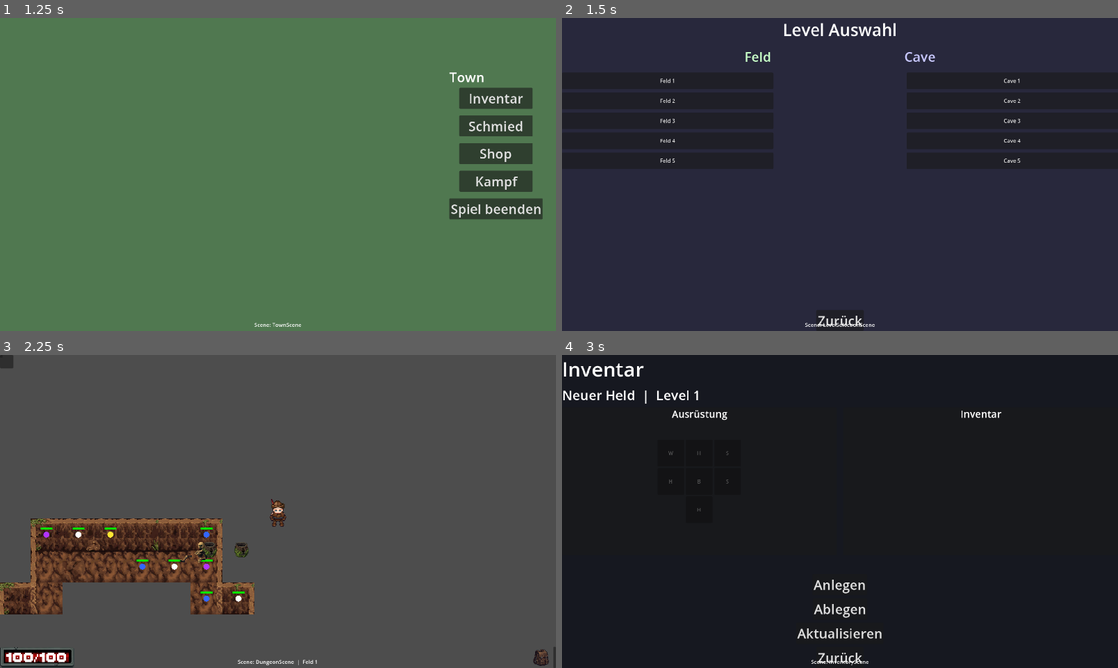
Above: before the commit, frames 1-4 (two rows, left to right).
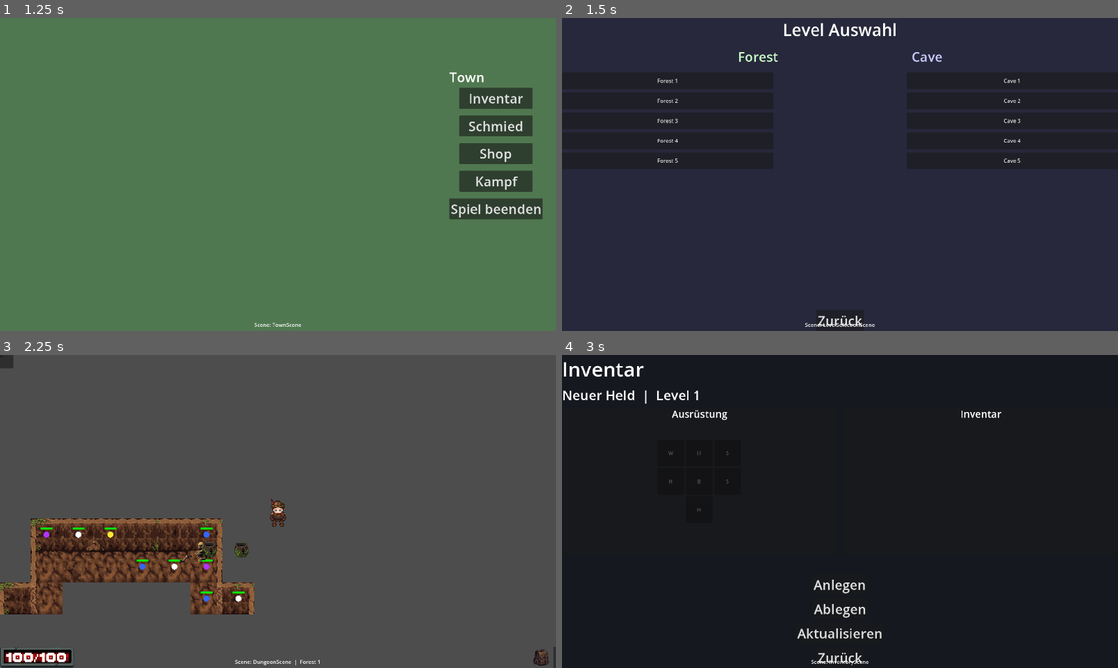
Above: after the commit, the same moments.

Repository: Naikersz/Godot-Game
Game: Godot game, scene res://scenes/main_menu.tscn
Same seed, same stepped clock (60 frames per second), same inputs: the game is played once before the commit and once after it.
Inputs (mouse positions are in pixels of both pictures, inside the frame that each line leads up to):
- Up to frame 1 (1.25 s): click "Start" at 0.5 s
- Up to frame 2 (1.5 s): click "Kampf" at 1.25 s
- Up to frame 3 (2.25 s): click (105, 417) at 2 s, where only the run before the commit has a clickable "Feld 1"
- Up to frame 4 (3 s): click (1101, 658) at 2.75 s

Frame 1 is identical in both runs. In frame 2, 0.4% of the frame differs, in the area x 17-69%, y 10-47%; in frame 3, 0.1%; in frame 4, nothing differs.

Commit message:
Godot update 1.5

Diff:
--- a/core/constants.gd
+++ b/core/constants.gd
@@ -1,29 +1,29 @@
 extends Node
 
-## Konstanten für das Spiel
-## Entspricht game.aw/core/constants.py
+## Global game constants
+## Mirrors game.aw/core/constants.py
 
 const WIDTH = 1600
 const HEIGHT = 900
 
 const SAVE_SLOTS = ["save1", "save2", "save3"]
 
-## Aktueller Slot-Index (wird beim Laden/Erstellen gesetzt)
+## Currently selected save slot index (set when loading/creating a save)
 var current_slot_index: int = 0
 
-## Aktueller Level-Typ und Nummer (für Battle Scene)
-## Startwerte neutral, damit nicht überall automatisch "Feld 1" erscheint.
+## Current level type and number (used e.g. by the battle / dungeon scenes)
+## Start with neutral values so we don't always default to "Forest 1".
 var current_level_type: String = ""
 var current_level_number: int = 0
 
-## Gibt den Pfad zum Save-Ordner zurück
+## Returns the path to the save root folder
 func get_save_root() -> String:
 	return "user://save"
 
-## Gibt den Pfad zu einem spezifischen Save-Slot zurück
+## Returns the path to a specific save slot
 func get_save_path(slot: String) -> String:
 	return get_save_root().path_join(slot)
 
-## Gibt den Pfad zur player.json eines Slots zurück
+## Returns the path to the player.json of a slot
 func get_player_path(slot: String) -> String:
 	return get_save_path(slot).path_join("player.json")
--- a/core/dev_settings.gd
+++ b/core/dev_settings.gd
@@ -1,7 +1,7 @@
 extends Node
 
-## Dev-Settings Manager
-## Entspricht game.aw/core/dev_settings.py
+## Developer / debug settings manager
+## Mirrors game.aw/core/dev_settings.py
 
 var dev_mode: bool = false
 var enemy_count: int = 5
@@ -14,7 +14,7 @@
 var enemy_legendary_count: int = 0
 var enemy_unique_boss_count: int = 0
 
-## Per-Level-Einstellungen für Gegner (z.B. "Feld 1")
+## Per-level settings for enemies (e.g. "Forest 1")
 var level_settings: Dictionary = {}
 
 func get_settings() -> Dictionary:
@@ -55,7 +55,7 @@
 func get_level_settings(level_type: String, level_number: int) -> Dictionary:
 	var key := _get_level_key(level_type, level_number)
 	if not level_settings.has(key):
-		# Standardwerte aus globalen Dev-Settings ableiten
+		# Derive default values from the global dev settings
 		level_settings[key] = {
 			"normal": enemy_count,
 			"magic": enemy_magic_count,
--- a/core/enemy_generator.gd
+++ b/core/enemy_generator.gd
@@ -1,9 +1,9 @@
 extends Node
 
 ## Enemy generator based on:
-## - data/monster.json                (monster base stats)
-## - data/dungeon_content.json        (per-dungeon counts and level ranges)
-## - data/monster_enchantments.json   (possible enchantments)
+## - data/monster.json              (monster base stats)
+## - data/dungeon_content.json      (per-dungeon enemy counts and level ranges)
+## - data/monster_enchantments.json (possible monster affixes)
 ##
 ## Expects the dungeon node to provide:
 ## - Properties: map_width_tiles, map_height_tiles
@@ -94,7 +94,7 @@
 	if dungeon == null:
 		return enemies
 
-	# Key like "Feld_1" / "Cave_2" from Constants
+	# Key like "Forest_1" / "Cave_2" from Constants
 	var key: String = "%s_%d" % [Constants.current_level_type, Constants.current_level_number]
 	if not _dungeon_content.has(key):
 		printerr("EnemyGenerator: no dungeon_content entry for ", key)
@@ -206,8 +206,10 @@
 	var dmg_max: int = int(stats.get("damage_max", dmg_min))
 	var def_min: int = int(stats.get("defense_min", 0))
 	var def_max: int = int(stats.get("defense_max", def_min))
-
-	# Roll all stats as ints
+	var gold_min: int = int(monster_def.get("gold_min", 0))
+	var gold_max: int = int(monster_def.get("gold_max", gold_min))
+
+	# Roll all Kampf-Stats als ints (Gold wird erst beim Tod mit Drop-Chance gewürfelt)
 	var hp: int = _rng.randi_range(hp_min, hp_max)
 	var damage: int = _rng.randi_range(dmg_min, dmg_max)
 	var defense: int = _rng.randi_range(def_min, def_max)
@@ -221,6 +223,8 @@
 		"max_hp": hp,
 		"damage": damage,
 		"defense": defense,
+		"gold_min": gold_min,
+		"gold_max": gold_max,
 		"cell": cell,
 		"world_pos": world_pos,
 		"enchantments": _roll_enchantments(level, rarity, max_enchant_slots, allowed_enchant_ids)
--- a/core/loot_generator.gd
+++ b/core/loot_generator.gd
@@ -1,7 +1,6 @@
 extends RefCounted
 
-## Loot Generator
-## Entspricht game.aw/core/loot_generator.py
+## Loot generator
 
 const DROP_CHANCE = 0.5
 const ENCHANT_ROLL_CHANCE = 0.05
@@ -37,12 +36,12 @@
 	var path = data_path.path_join(filename)
 
 	if not FileAccess.file_exists(path):
-		print("[LootGenerator] Datei fehlt: %s" % path)
+		print("[LootGenerator] Missing file: %s" % path)
 		return []
 
 	var file = FileAccess.open(path, FileAccess.READ)
 	if not file:
-		print("[LootGenerator] Konnte Datei nicht öffnen: %s" % path)
+		print("[LootGenerator] Could not open file: %s" % path)
 		return []
 
 	var json_string = file.get_as_text()
@@ -52,13 +51,14 @@
 	var parse_result = json_obj.parse(json_string)
 
 	if parse_result != OK:
-		print("[LootGenerator] Ungültiges JSON: %s" % path)
+		print("[LootGenerator] Invalid JSON: %s" % path)
 		return []
 
 	return json_obj.data
 
 func generate_loot(monster_level: int) -> Dictionary:
-	## Generiert ein Item, das zu einem Gegnerlevel passt. Kann leer zurückgeben, wenn kein Drop gerollt wurde.
+	## Generates an item appropriate for a monster level.
+	## May return an empty dictionary when no drop was rolled.
 	if randf() > DROP_CHANCE:
 		return {}
 
@@ -109,14 +109,14 @@
 	return item
 
 func _roll_range_block(block: Dictionary) -> Dictionary:
-	## Erwartet Keys im Format xyz_min/xyz_max und erzeugt fertige Werte.
+	## Expects keys in the format xyz_min/xyz_max and rolls final values for them.
 	var rolled: Dictionary = {}
 
 	for key in block.keys():
 		if not key.ends_with("_min"):
 			continue
 
-		var base_key = key.substr(0, key.length() - 4)  # Entfernt "_min"
+		var base_key = key.substr(0, key.length() - 4)  # strip "_min"
 		var min_val = block[key]
 		var max_key = base_key + "_max"
 		var max_val = block.get(max_key, min_val)
--- /dev/null
+++ b/data/backpack.json
@@ -0,0 +1,26 @@
+[
+  {
+    "id": "magic_backpack",
+    "name": "Magic Backpack",
+    "rarity": "magic",
+    "slot_count": 6
+  },
+  {
+    "id": "epic_backpack",
+    "name": "Epic Backpack",
+    "rarity": "epic",
+    "slot_count": 12
+  },
+  {
+    "id": "legendary_backpack",
+    "name": "Legendary Backpack",
+    "rarity": "legendary",
+    "slot_count": 18
+  },
+  {
+    "id": "unique_backpack",
+    "name": "Unique Backpack",
+    "rarity": "unique",
+    "slot_count": 24
+  }
+]
--- a/data/dungeon_content.json
+++ b/data/dungeon_content.json
@@ -1,5 +1,5 @@
 {
-  "Feld_1": {
+  "Forest_1": {
     "Monsters": {
       "normal": 5,
       "magic": 3,
@@ -20,7 +20,7 @@
     }
   },
 
-  "Feld_2": {
+  "Forest_2": {
     "Monsters": {
       "normal": 7,
       "magic": 4,
@@ -41,7 +41,7 @@
     }
   },
 
-  "Feld_3": {
+  "Forest_3": {
     "Monsters": {
       "normal": 9,
       "magic": 5,
@@ -62,7 +62,7 @@
     }
   },
 
-  "Feld_4": {
+  "Forest_4": {
     "Monsters": {
       "normal": 11,
       "magic": 6,
@@ -83,7 +83,7 @@
     }
   },
 
-  "Feld_5": {
+  "Forest_5": {
     "Monsters": {
       "normal": 13,
       "magic": 7,
--- a/data/enchantments.json
+++ b/data/enchantments.json
@@ -73,6 +73,15 @@
     "item_level_max": 100
   },
   {
+    "id": "gold_find",
+    "name": "Goldfundmenge %",
+    "type": "gold_find",
+    "value_min": 5,
+    "value_max": 20,
+    "item_level_min": 1,
+    "item_level_max": 100
+  },
+  {
     "id": "magic_defence",
     "name": "Magische Verteidigung +",
     "type": "magic_defence",
--- a/data/monster.json
+++ b/data/monster.json
@@ -17,6 +17,8 @@
       "evasion_max": 4
     },
     "loot_quality": "common",
+    "gold_min": 3,
+    "gold_max": 8,
     "enchant_slots": 6,
     "enchantments": []
   },
@@ -39,6 +41,8 @@
       "evasion_max": 10
     },
     "loot_quality": "common",
+    "gold_min": 5,
+    "gold_max": 15,
     "enchant_slots": 6,
     "enchantments": []
   },
@@ -61,6 +65,8 @@
       "evasion_max": 10
     },
     "loot_quality": "uncommon",
+    "gold_min": 15,
+    "gold_max": 35,
     "enchant_slots": 6,
     "enchantments": []
   },
@@ -83,6 +89,8 @@
       "evasion_max": 4
     },
     "loot_quality": "rare",
+    "gold_min": 30,
+    "gold_max": 70,
     "enchant_slots": 6,
     "enchantments": []
   },
@@ -105,6 +113,8 @@
       "evasion_max": 20
     },
     "loot_quality": "legendary",
+    "gold_min": 100,
+    "gold_max": 250,
     "enchant_slots": 6,
     "enchantments": []
   }
--- a/scenes/level_selection_scene.tscn
+++ b/scenes/level_selection_scene.tscn
@@ -40,12 +40,12 @@
 size_flags_horizontal = 4
 theme_override_constants/separation = 400
 
-[node name="FeldLabel" type="Label" parent="VBoxContainer/CategoriesContainer"]
+[node name="ForestLabel" type="Label" parent="VBoxContainer/CategoriesContainer"]
 layout_mode = 2
 size_flags_horizontal = 3
 theme_override_colors/font_color = Color(0.784314, 1, 0.784314, 1)
 theme_override_font_sizes/font_size = 40
-text = "Feld"
+text = "Forest"
 horizontal_alignment = 1
 
 [node name="CaveLabel" type="Label" parent="VBoxContainer/CategoriesContainer"]
@@ -61,7 +61,7 @@
 size_flags_vertical = 3
 theme_override_constants/separation = 400
 
-[node name="FeldButtonsContainer" type="VBoxContainer" parent="VBoxContainer/ButtonsContainer"]
+[node name="ForestButtonsContainer" type="VBoxContainer" parent="VBoxContainer/ButtonsContainer"]
 layout_mode = 2
 size_flags_horizontal = 3
 theme_override_constants/separation = 10
--- a/scripts/enemy_marker.gd
+++ b/scripts/enemy_marker.gd
@@ -267,5 +267,45 @@
 
 	# Bei Tod Marker entfernen
 	if hp <= 0:
-		_update_hud_info("")  # Info ausblenden
-		queue_free()
+		_on_death()
+
+
+func _on_death() -> void:
+	_update_hud_info("")  # Info ausblenden
+
+	# Gold-Drop mit Zufallschance und Bereich aus gold_min/gold_max
+	var gold_min: int = int(enemy_data.get("gold_min", 0))
+	var gold_max: int = int(enemy_data.get("gold_max", gold_min))
+	var gold: int = 0
+	if gold_max > 0 and gold_max >= gold_min and _rng_randf() < 0.5: # 50% Chance auf Gold-Drop
+		gold = int(round(_rng_randf_range(float(gold_min), float(gold_max))))
+
+		# Gold-%-Bonus vom Spieler anwenden (z.B. aus Verzauberungen)
+		var scene := get_tree().current_scene
+		if scene and scene.has_node("Player"):
+			var player := scene.get_node("Player")
+			if player and "total_stats" in player:
+				var ts = player.total_stats
+				if ts is Dictionary:
+					# Erwartet z.B. einen Eintrag "gold_find" als Prozentwert (5 = +5%)
+					var gold_bonus_percent: float = float(ts.get("gold_find", 0.0))
+					if gold_bonus_percent != 0.0:
+						var factor: float = 1.0 + (gold_bonus_percent / 100.0)
+						gold = int(round(float(gold) * factor))
+
+	# Optional: Item-Loot über LootGenerator
+	var loot := {}
+	var scene := get_tree().current_scene
+	if scene and scene.has_node("Player"):
+		var level: int = int(enemy_data.get("level", 1))
+		var LootGeneratorScript := preload("res://core/loot_generator.gd")
+		var loot_gen = LootGeneratorScript.new()
+		loot = loot_gen.generate_loot(level)
+
+	if gold > 0 or (loot is Dictionary and not loot.is_empty()):
+		print("💰 Loot von ", enemy_data.get("name", "Monster"),
+			": Gold=", gold, " | Item=", loot.get("name", "kein Item"))
+
+	# TODO: Gold und Item ins Inventar/Player-Daten schreiben
+
+	queue_free()
--- a/scripts/level_selection_scene.gd
+++ b/scripts/level_selection_scene.gd
@@ -5,10 +5,10 @@
 
 @onready var title_label: Label = $VBoxContainer/TitleLabel
 @onready var categories_container: HBoxContainer = $VBoxContainer/CategoriesContainer
-@onready var feld_label: Label = $VBoxContainer/CategoriesContainer/FeldLabel
+@onready var forest_label: Label = $VBoxContainer/CategoriesContainer/ForestLabel
 @onready var cave_label: Label = $VBoxContainer/CategoriesContainer/CaveLabel
 @onready var buttons_container: HBoxContainer = $VBoxContainer/ButtonsContainer
-@onready var feld_buttons_container: VBoxContainer = $VBoxContainer/ButtonsContainer/FeldButtonsContainer
+@onready var forest_buttons_container: VBoxContainer = $VBoxContainer/ButtonsContainer/ForestButtonsContainer
 @onready var cave_buttons_container: VBoxContainer = $VBoxContainer/ButtonsContainer/CaveButtonsContainer
 @onready var back_button: Button = $VBoxContainer/BackButton
 
@@ -23,15 +23,15 @@
 		print("⚠️ BackButton nicht gefunden in Level Selection!")
 
 func create_buttons():
-	# Feld-Buttons (links)
+	# Forest buttons (left side)
 	for i in range(1, 6):
 		var btn = Button.new()
-		btn.text = "Feld %d" % i
+		btn.text = "Forest %d" % i
 		btn.custom_minimum_size = Vector2(200, 50)
-		btn.pressed.connect(_on_feld_button_pressed.bind(i))
-		feld_buttons_container.add_child(btn)
+		btn.pressed.connect(_on_forest_button_pressed.bind(i))
+		forest_buttons_container.add_child(btn)
 
-	# Cave-Buttons (rechts)
+	# Cave buttons (right side)
 	for i in range(1, 6):
 		var btn = Button.new()
 		btn.text = "Cave %d" % i
@@ -39,8 +39,8 @@
 		btn.pressed.connect(_on_cave_button_pressed.bind(i))
 		cave_buttons_container.add_child(btn)
 
-func _on_feld_button_pressed(level_number: int):
-	start_battle("Feld", level_number)
+func _on_forest_button_pressed(level_number: int):
+	start_battle("Forest", level_number)
 
 func _on_cave_button_pressed(level_number: int):
 	start_battle("Cave", level_number)
